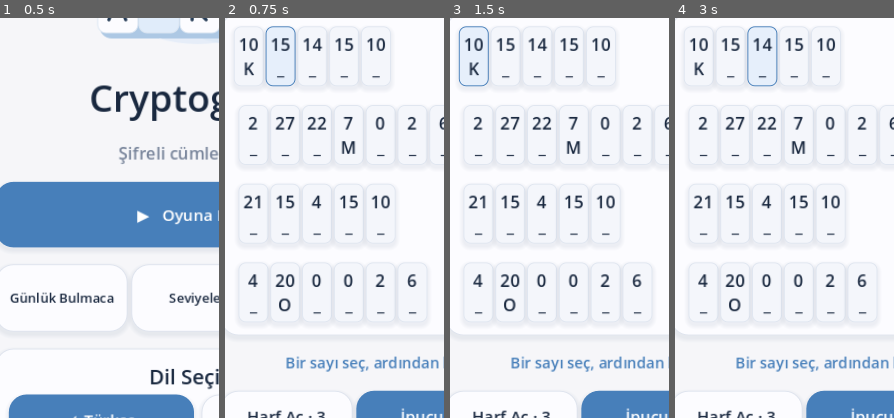
Above: before the commit, frames 1-4 (left to right).
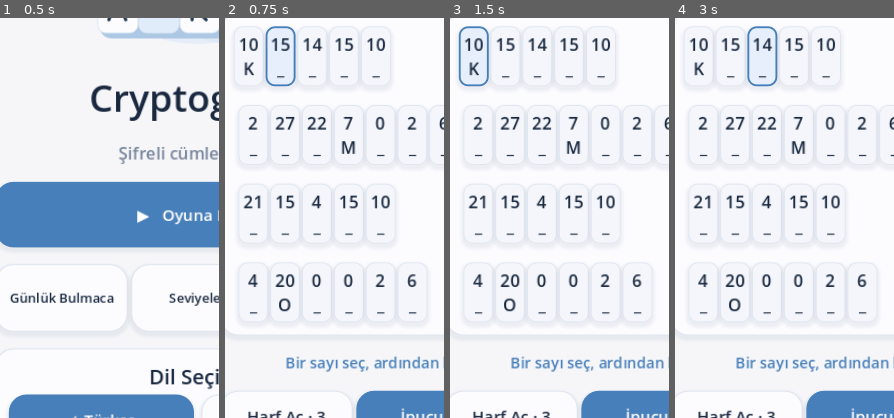
Above: after the commit, the same moments.

Repository: mehtapkirkgoz/cryptogram-mobile
Game: Godot game, scene res://scenes/main.tscn
Same seed, same stepped clock (60 frames per second), same inputs: the game is played once before the commit and once after it.
Inputs:
- Up to frame 1 (0.5 s): no input
- Up to frame 2 (0.75 s): click "▶ Oyuna Başla" at 0.5 s
- Up to frame 3 (1.5 s): click "10 K" at 1.25 s
- Up to frame 4 (3 s): click "15 _" at 2 s; click "14 _" at 2.75 s
The pictures show only the part of the screen within x 3-53%, y 26-76%; the shares and areas given below are measured in that part.

Frame 1 is identical in both runs. In frame 2, 0.4% of the frame differs, in the area x 18-33%, y 2-18%; in frame 3, 0.4%; in frame 4, 0.4%, in the area x 32-48%, y 2-18%.

Commit message:
Highlight selected and incorrect puzzle cells

Diff:
--- a/scripts/main.gd
+++ b/scripts/main.gd
@@ -281,9 +281,14 @@
 			cell.text = "%d\n%s" % [code, visible_guess if not visible_guess.is_empty() else "_"]
 			cell.custom_minimum_size = Vector2(32, 64)
 			cell.add_theme_font_size_override("font_size", 18)
-			var style := box(PALE if cell_index == game.selected else Color("f4f6fb"), BLUE if cell_index == game.selected else Color("e0e6f0"))
+			var is_selected := cell_index == game.selected
+			var is_wrong := not visible_guess.is_empty() and visible_guess != letter
+			var cell_bg := Color("fce9ed") if is_wrong else PALE if is_selected else Color("f4f6fb")
+			var cell_border := Color("c53c50") if is_wrong else BLUE if is_selected else Color("e0e6f0")
+			var style := box(cell_bg, cell_border)
+			style.set_border_width_all(2 if is_selected else 1)
 			style.set_content_margin_all(2)
-			style.set_corner_radius_all(7)
+			style.set_corner_radius_all(9)
 			cell.add_theme_stylebox_override("normal", style)
 			cell.add_theme_stylebox_override("hover", style)
 			cell.add_theme_stylebox_override("pressed", style)
